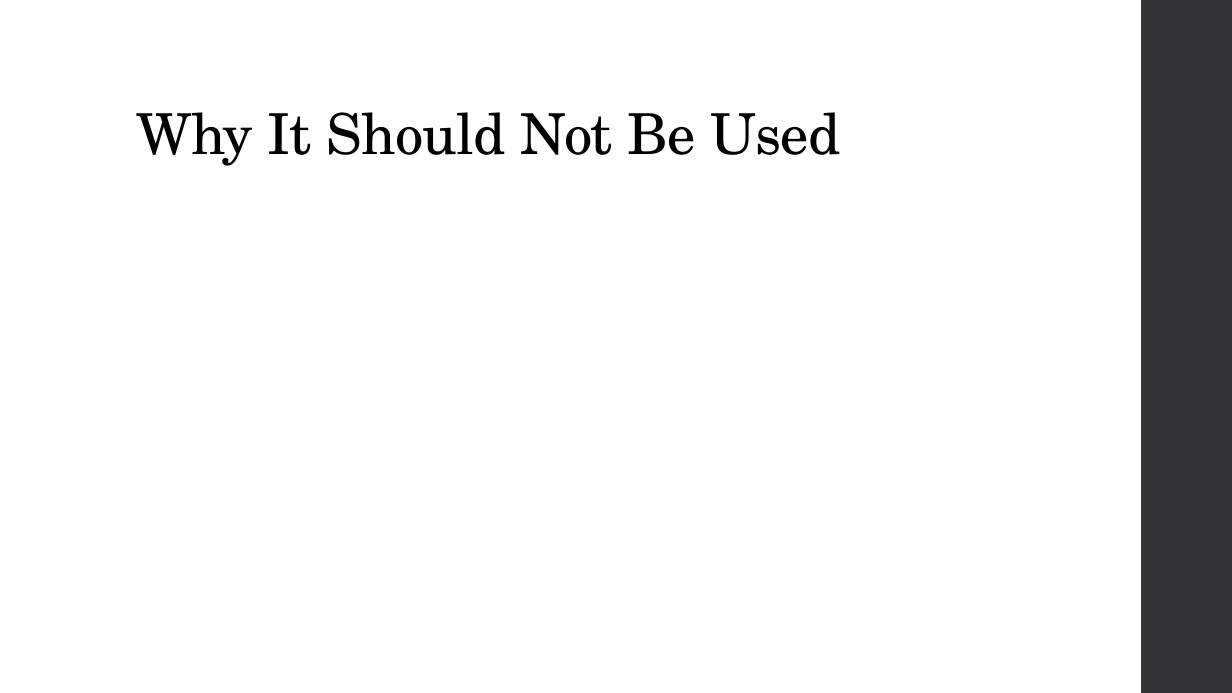
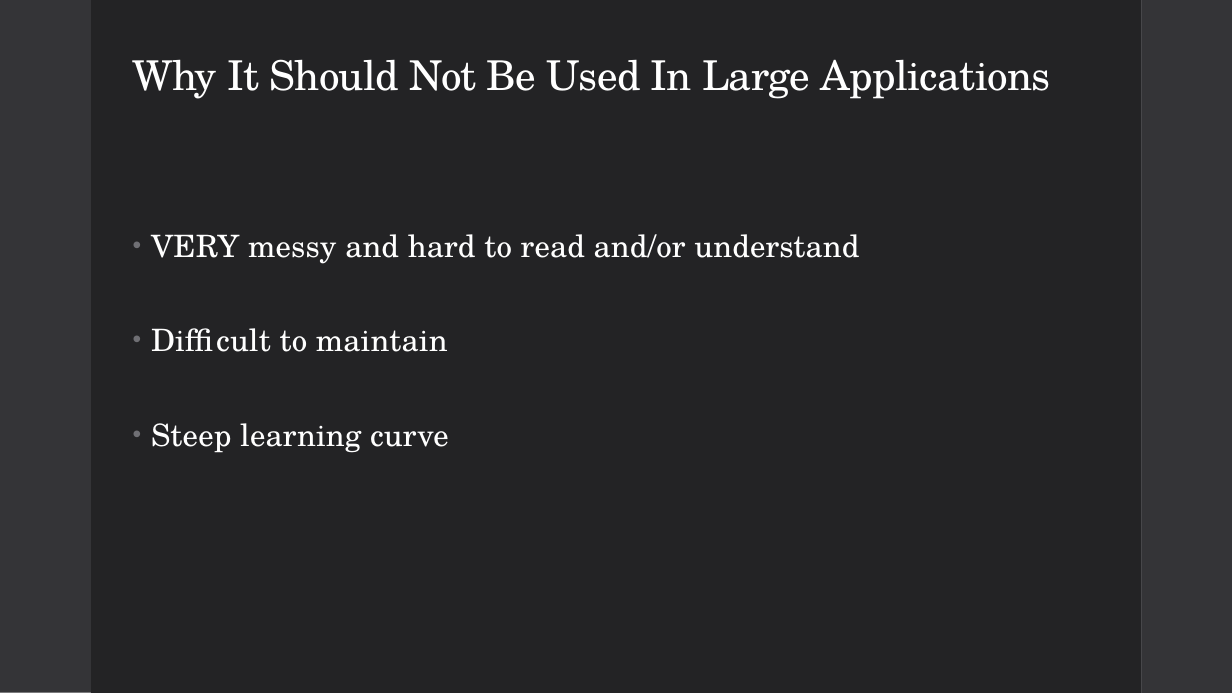
Before and after one commit to dustinc555/csc416-Project, a slide deck: slide 3 of Pitch materials/Pitch.pptx. Drawn at 1232x693 pixels with LibreOffice and Linux fonts; fonts in the diff are those of the drawing. Boxes give left, top, right and bottom in pixels: in the first picture for what was removed or moved away, otherwise in the second. Text is boxed around its words. In the diff, an @@ line names an element or a change of style, - is before the commit and + after.

Commit message:
Changed Theme, finished my slides

```diff
--- a/Pitch materials/Pitch.pptx
+++ b/Pitch materials/Pitch.pptx
@@ rectangle added at [0, 0, 1141, 693], fill #FFFFFF @@
@@ rectangle added at [0, 0, 91, 693], fill #353537 @@
@@ rectangle added at [91, 0, 1141, 693], fill #232325 @@
@@ title "Why It Should Not Be ..." at [133, 59, 1050, 99]: vertical alignment bottom to middle @@
@@ title at [133, 59, 1050, 99]: text changed; size 44 to 32 pt; text colour #000000 to #FFFFFF @@
-Why It Should Not Be Used
+Why It Should Not Be Used In Large Applications
@@ text added at [151, 234, 859, 453], 24 pt, text #FFFFFF @@
+• VERY messy and hard to read and/or understand
+• Difficult to maintain
+• Steep learning curve
```
Also in this commit, not shown: 7 other slides changed, 1 slide added, 1 slide removed.
